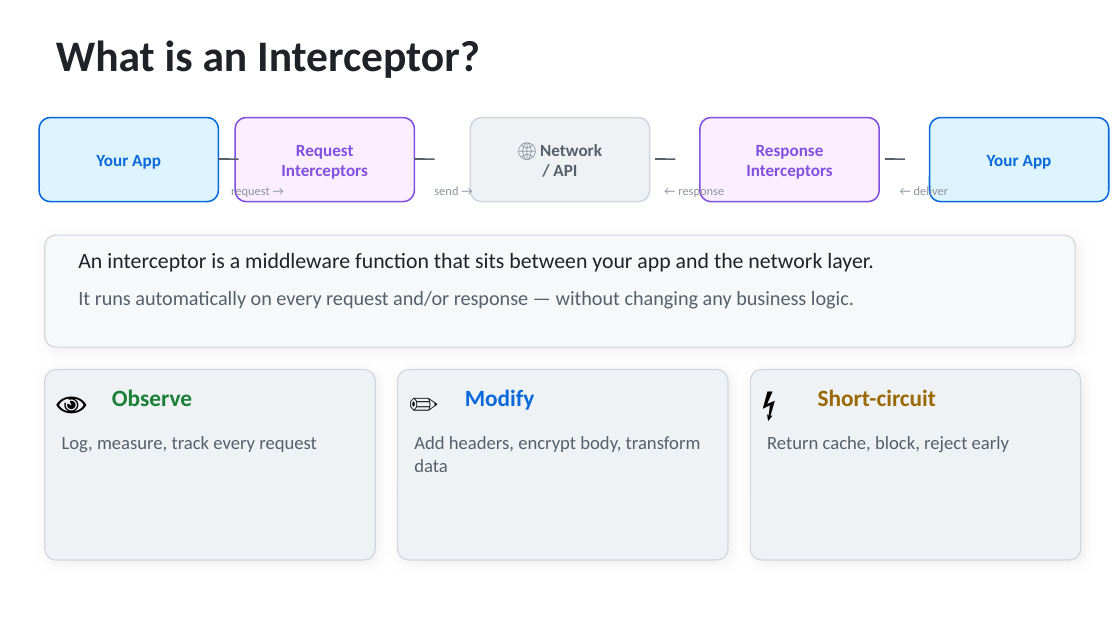
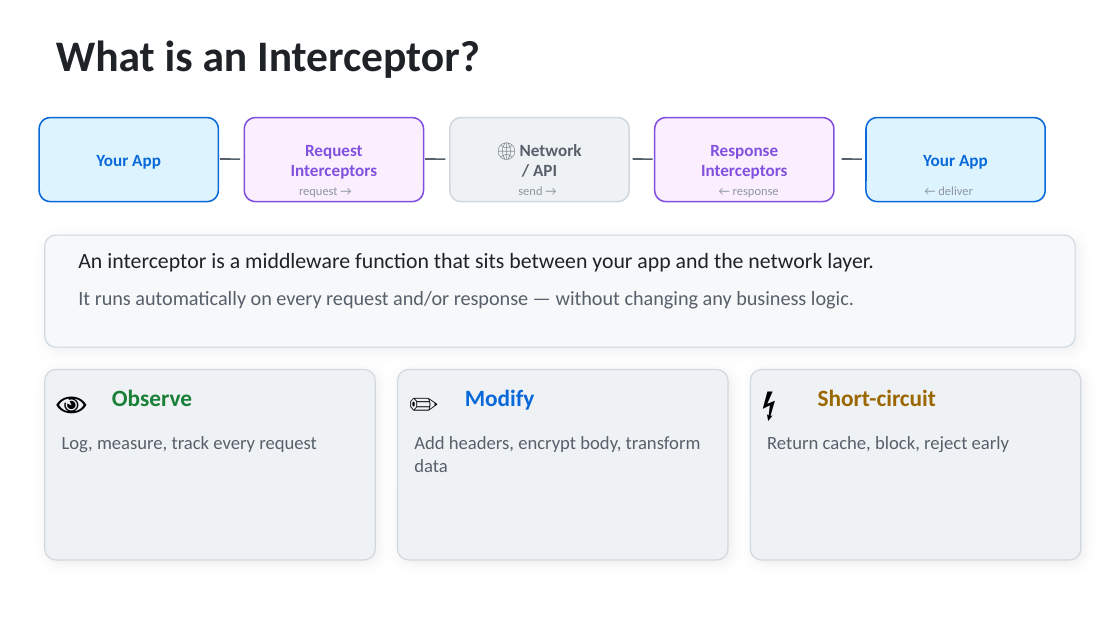
Before and after one commit to saeed-33/interceptors_demo_guide, a slide deck: slide 2 of interceptors.pptx. Drawn at 1120x630 pixels with LibreOffice and Linux fonts; fonts in the diff are those of the drawing. Boxes give left, top, right and bottom in pixels: in the first picture for what was removed or moved away, otherwise in the second. Text is boxed around its words. In the diff, an @@ line names an element or a change of style, - is before the commit and + after.

```diff
--- a/interceptors.pptx
+++ b/interceptors.pptx
@@ 1 text, 1 line, 1 rounded rectangle: place and size @@
-1 text, 1 line, 1 rounded rectangle at box(700, 118, 905, 202)
+1 text, 1 line, 1 rounded rectangle at box(655, 118, 862, 202)
@@ text "Your App": place and size @@
-text "Your App" at box(987, 155, 1052, 169)
+text "Your App" at box(923, 155, 988, 169)
@@ rounded rectangle: place and size @@
-rounded rectangle at box(930, 118, 1109, 202)
+rounded rectangle at box(866, 118, 1045, 202)
@@ text "request →" rewrapped from box(231, 184, 270, 198) to box(299, 187, 338, 197) @@
@@ 1 text, 1 rounded rectangle, 1 line: place and size @@
-1 text, 1 rounded rectangle, 1 line at box(235, 118, 435, 202)
+1 text, 1 rounded rectangle, 1 line at box(244, 118, 446, 202)
@@ text "send →": place and size @@
-text "send →" at box(434, 186, 458, 195)
+text "send →" at box(518, 186, 542, 195)
@@ 1 text, 1 rounded rectangle, 1 line: place and size @@
-1 text, 1 rounded rectangle, 1 line at box(470, 118, 675, 202)
+1 text, 1 rounded rectangle, 1 line at box(450, 118, 653, 202)
@@ text "← response" rewrapped from box(678, 184, 724, 198) to box(733, 189, 779, 197) @@
@@ text "← deliver" rewrapped from box(914, 184, 949, 198) to box(938, 186, 973, 195) @@
```
Also in this commit, not shown: 2 other slides changed, 41 other files.
